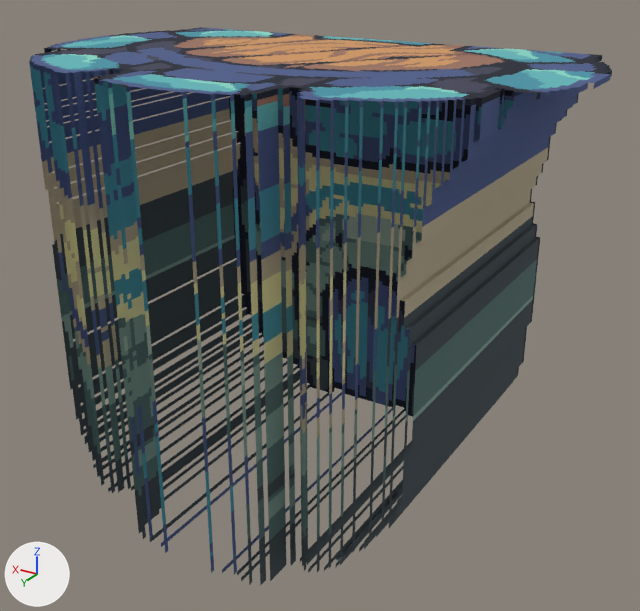
The glTF model balanca/public/voxel/buildings/blue/Tower.glb as it was, and as the next commit left it.
Before and after are seen from a 50 mm camera at (-99.0, 191.2, 121.7) aimed at (-6.7, 37.3, 44.8). Lighting does not change. The marker at lower left points along +X, +Y and +Z. The older version comes first. Where no turn or scale is listed for an object, it has been applied to the vertices. Vertices at exactly the same position are counted once.
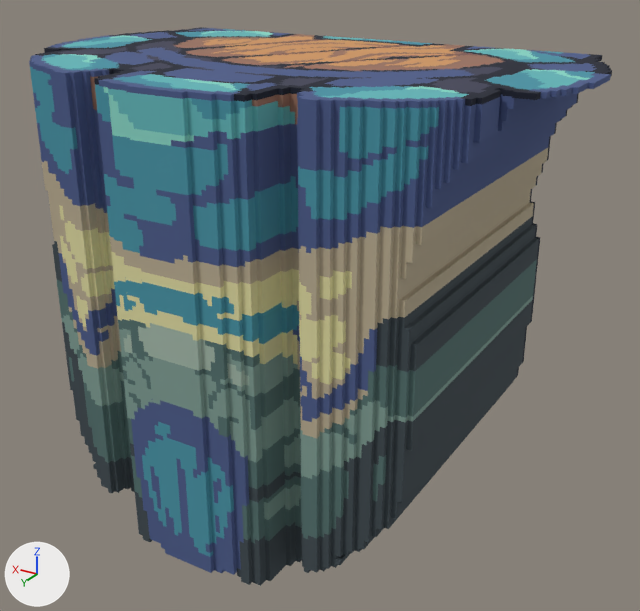
What the commit changed:
me_mesh_0 is used by ob_mesh_0; location (-60.0, 79.0, 0.0).
me_mesh_0 had 6318 vertices, 6416 faces and spanned x 0.0..120.0, y -79.0..0.0, z 0.0..97.0.
me_mesh_0 now has 7589 vertices, 8728 faces and spans x 0.0..120.0, y -79.0..0.0, z 0.0..97.0.
me_mesh_0 part 1: 1269 vertices added at x 13.0..103.0, y -18.0..0.0, z 0.0..97.0.
me_mesh_0 part 2: 1 vertex added at x 11.0, y -29.0, z 94.0.
Other edits to the shape of me_mesh_0 do not show in these pictures.

Where the change shows, as pixel boxes [x1, y1, x2, y2] in the pictures (640 x 611 px):
'Mesh_0', reshaped: before [29, 27, 612, 585]; after [29, 27, 612, 586]
part 1 of me_mesh_0, added: after [33, 69, 471, 586]
part 2 of me_mesh_0, added: after [501, 96, 514, 118]
